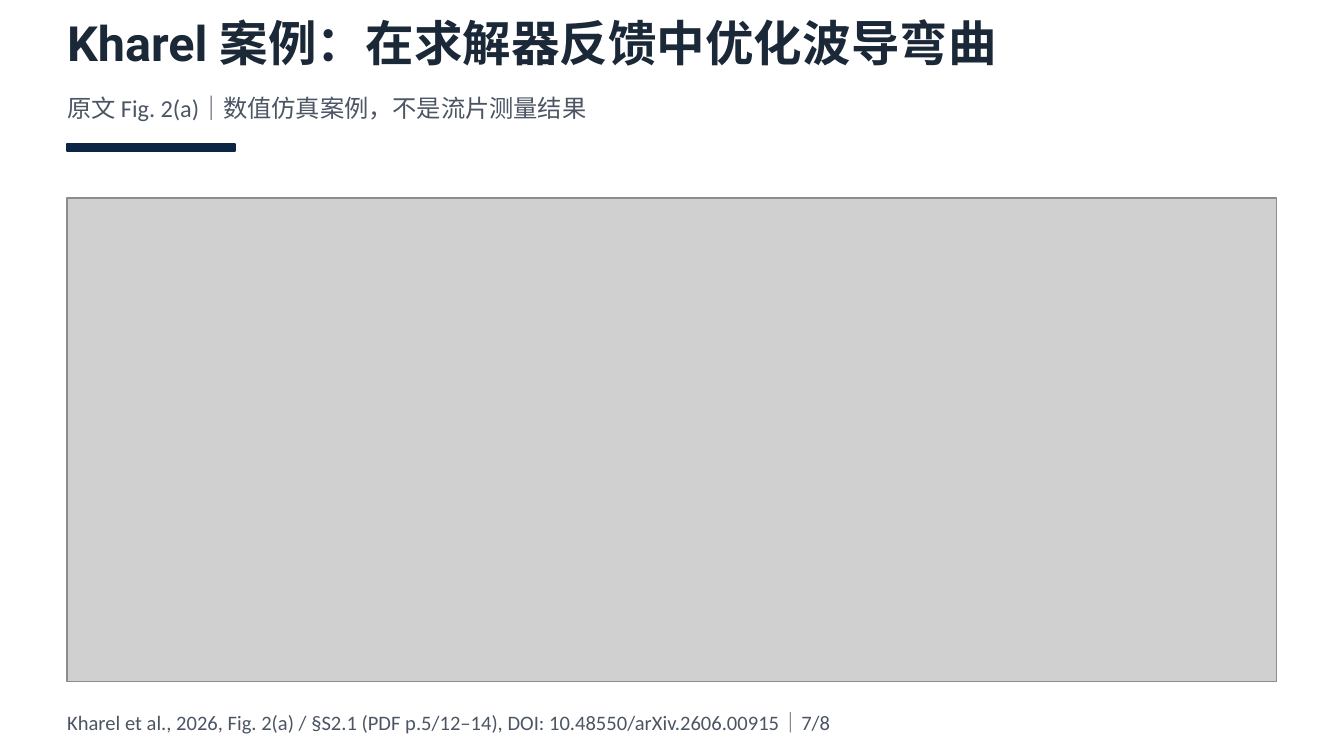
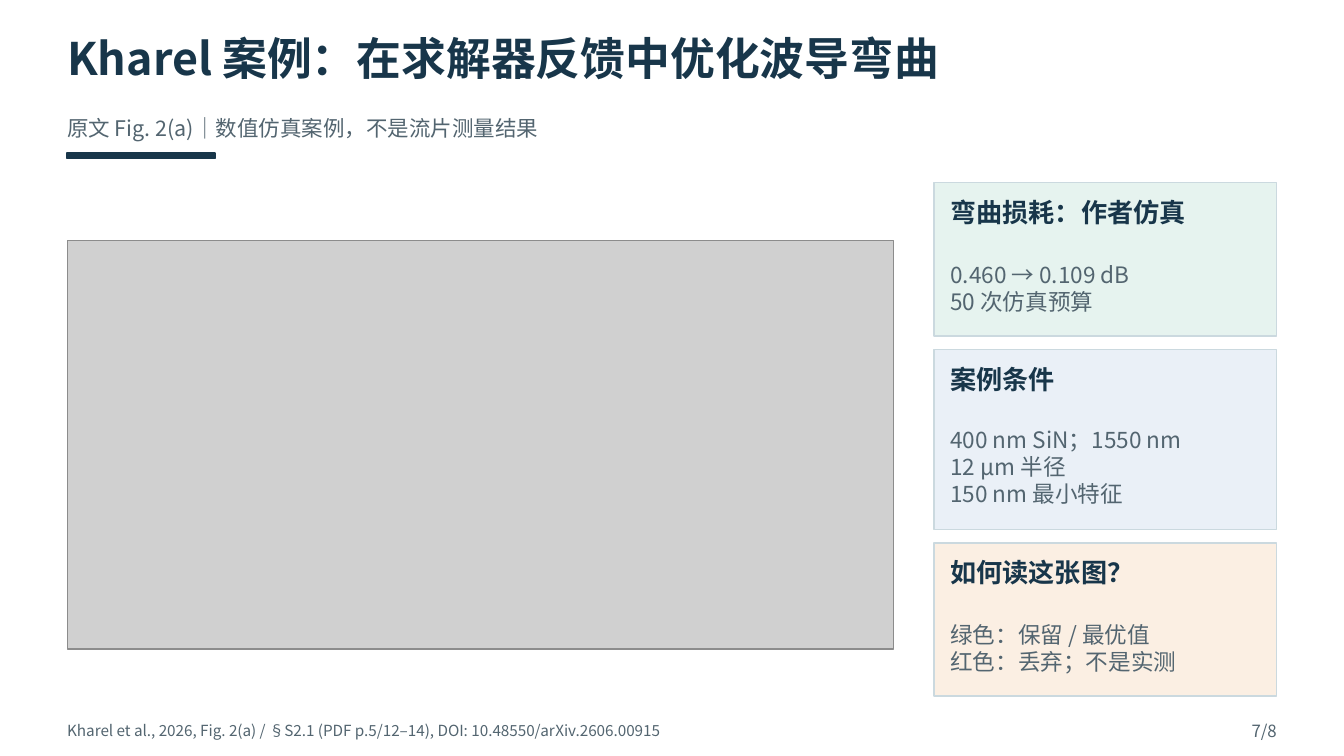
Before and after one commit to LlewynDavis/PIC_Harness_Research, a slide deck: slide 7 of presentations/task-018-class-harness/Harness_课堂汇报_项目重点版.pptx. Drawn at 1344x756 pixels with LibreOffice and Linux fonts; fonts in the diff are those of the drawing; grey boxes stand for pictures. Boxes give left, top, right and bottom in pixels: in the first picture for what was removed or moved away, otherwise in the second. Text is boxed around its words. In the diff, an @@ line names an element or a change of style, - is before the commit and + after.

```diff
--- a/presentations/task-018-class-harness/Harness_课堂汇报_项目重点版.pptx
+++ b/presentations/task-018-class-harness/Harness_课堂汇报_项目重点版.pptx
@@ text "Kharel 案例：在求解器反馈中优化波导弯曲": place and size @@
-text "Kharel 案例：在求解器反馈中优化波导弯曲" at box(67, 19, 997, 66)
+text "Kharel 案例：在求解器反馈中优化波导弯曲" at box(67, 36, 939, 80)
@@ text "Kharel 案例：在求解器反馈中优化波导弯曲" at box(67, 36, 939, 80): size 26 to 24 pt, font Roboto to Noto Sans CJK SC, text colour #1B2838 to #18364A; vertical alignment top to middle @@
@@ text "原文 Fig. 2(a)｜数值仿真案例，不是流片测量结果": place and size @@
-text "原文 Fig. 2(a)｜数值仿真案例，不是流片测量结果" at box(67, 96, 587, 121)
+text "原文 Fig. 2(a)｜数值仿真案例，不是流片测量结果" at box(67, 117, 539, 142)
@@ text "原文 Fig. 2(a)｜数值仿真案例，不是流片测量结果" at box(67, 117, 539, 142): size 13 to 11.5 pt, font Calibri to Noto Sans CJK SC, text colour #4B5563 to #536570; vertical alignment top to middle @@
@@ rectangle: place and size @@
-rectangle at box(67, 144, 235, 151)
+rectangle at box(67, 153, 215, 159)
@@ rectangle at box(67, 153, 215, 159): fill #0B2545 to #18364A; outline #0B2545 1 pt to #18364A 1 pt @@
@@ rectangle added at box(934, 183, 1277, 336), fill #E6F3EF, outline #CBD9DF 0.7 pt @@
@@ text added at box(950, 199, 1186, 225), 14 pt, text #18364A, bold @@
+弯曲损耗：作者仿真
@@ picture: place and size @@
-picture at box(67, 198, 1277, 681)
+picture at box(67, 241, 894, 649)
@@ text added at box(950, 265, 1130, 312), 12.1 pt, text #536570 @@
+0.460 → 0.109 dB
+50 次仿真预算
@@ rectangle added at box(934, 349, 1277, 530), fill #EAF0F7, outline #CBD9DF 0.7 pt @@
@@ text added at box(950, 367, 1055, 392), 14 pt, text #18364A, bold @@
+案例条件
@@ text added at box(950, 430, 1182, 504), 12.1 pt, text #536570 @@
+400 nm SiN；1550 nm
+12 µm 半径
+150 nm 最小特征
@@ rectangle added at box(934, 543, 1277, 696), fill #FBEFE3, outline #CBD9DF 0.7 pt @@
@@ text added at box(950, 559, 1133, 585), 14 pt, text #18364A, bold @@
+如何读这张图？
@@ text added at box(950, 624, 1176, 674), 12.1 pt, text #536570 @@
+绿色：保留 / 最优值
+红色：丢弃；不是实测
@@ text at box(67, 723, 660, 740): text changed; size 11 to 8.2 pt; font Calibri to Noto Sans CJK SC; text colour #4B5563 to #536570 @@
-Kharel et al., 2026, Fig. 2(a) / §S2.1 (PDF p.5/12–14), DOI: 10.48550/arXiv.2606.00915｜7/8
+Kharel et al., 2026, Fig. 2(a) / §S2.1 (PDF p.5/12–14), DOI: 10.48550/arXiv.2606.00915
@@ text added at box(1252, 723, 1277, 740), 9 pt, text #536570 @@
+7/8
```
Also in this commit, not shown: 7 other slides changed, 30 other files.
